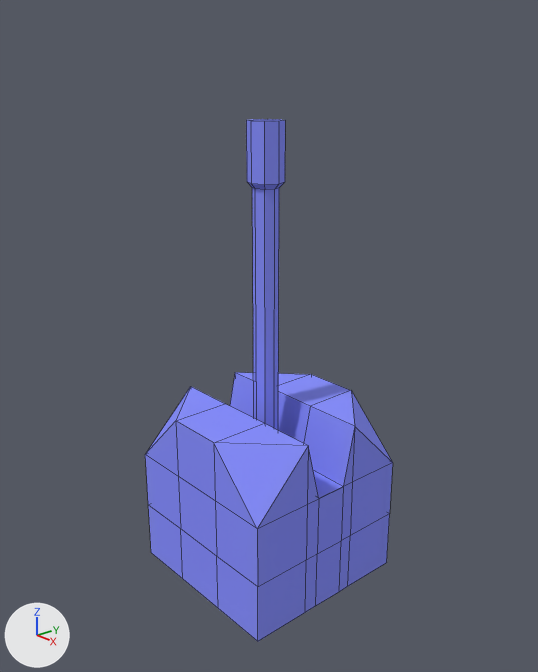
An edit to the Blender file assets/blend/gatling.blend, drawn before and after from the same camera.
Both versions are drawn from a 50 mm camera at (5.74, -4.97, 4.43) aimed at (0.04, -0.01, 1.82). The axes (+X, +Y, +Z) are drawn at lower left. The lights are the same throughout. Mesh edges are drawn as thin lines.

Script lines for the objects in view, before the commit:
```python
me_cube_001 = bpy.data.meshes.new('Cube.001')
me_cube_001.from_pydata(...)  # 108 vertices, 108 faces; spans x -1.0..1.0, y -1.0..1.0, z -1.0..4.04
me_cube_001.materials.append(mat_gatling_metal)  # blue #8b92ff
ob_cube = bpy.data.objects.new('Cube', me_cube_001)
ob_cube.location = (0.0, 0.0, 0.0)
```
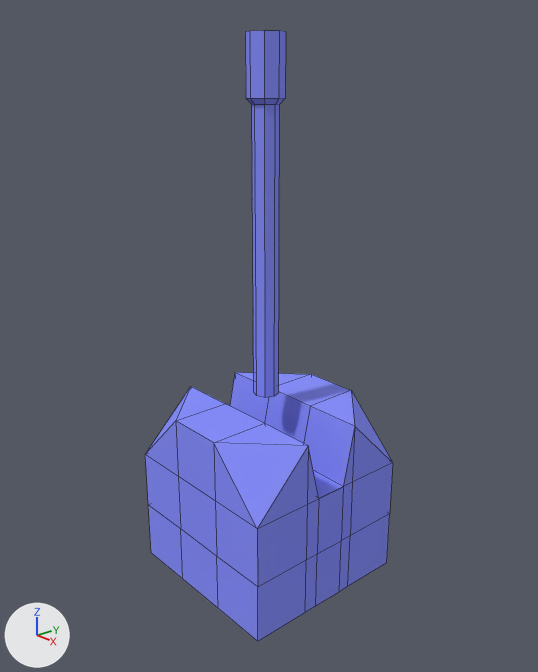
Commit message: Reduce gatling shininess

Pixel boxes (x1, y1, x2, y2) of what changed, in the pictures (538 x 672 px):
'Cube', reshaped (48% shorter): before (145, 119, 393, 641); after (145, 372, 393, 641)
'Cube.001', added (blue): after (245, 30, 286, 398)
part 1 of me_cube_001, deleted (blue): before (246, 119, 285, 430)

The change in detail:
me_cube_001 has 108 vertices, 108 faces and spans x -1.0..1.0, y -1.0..1.0, z -1.0..4.04.
me_cube_001 is used by ob_cube; location (0.0, 0.0, 0.0).
me_cube_001 part 1: the loose piece of 32 vertices spanning x -0.19..0.2, y -0.22..0.17, z 0.36..4.04 is deleted.
Mesh me_cube_002 is new.
It has 32 vertices, 26 faces and spans x -0.19..0.2, y -0.22..0.17, z 1.16..4.84.
It uses material mat_gatling_metal (blue #8b92ff).
Object 'Cube.001' (ob_cube_001) is new; it shows me_cube_002.
Its location is (0.0, 0.0, 0.0).
